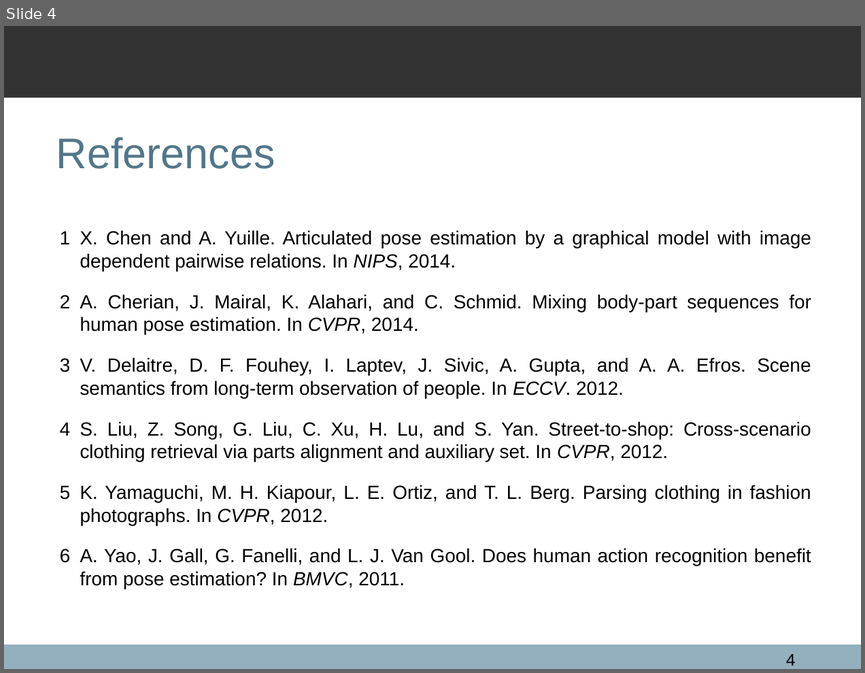
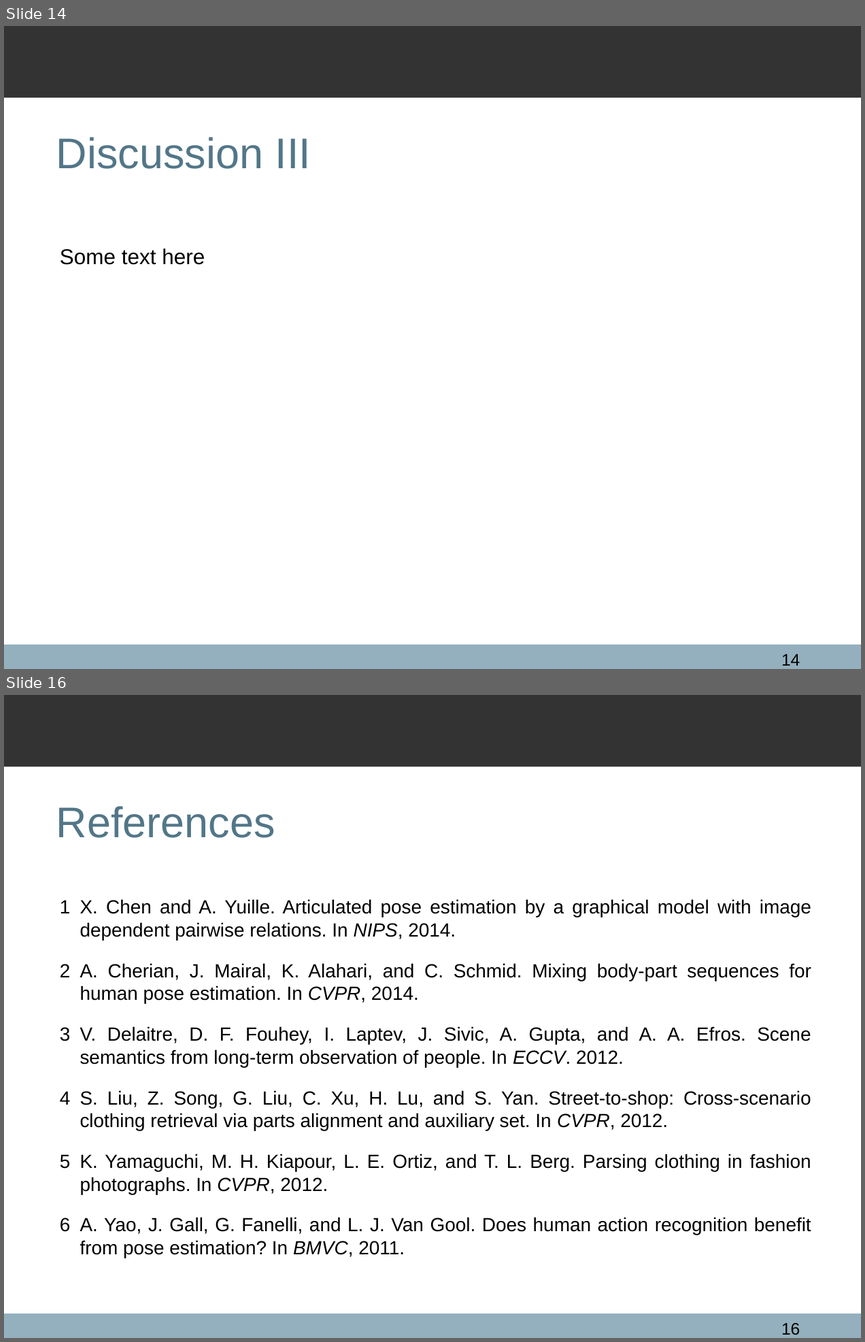
Before and after one commit to qxcv/comp2560, a slide deck: presentation/presentation.odp. Shown one above the other, each under a label of ours: slide 4 before the commit, slides 14 and 16 after it; the slides between them are not shown. The pictures are 865x673 and 865x1342 pixels, drawn with LibreOffice and Linux fonts; fonts in the diff are those of the drawing; background and template pictures are left out. Boxes give left, top, right and bottom in pixels: in the first picture for what was removed or moved away, otherwise in the second. Text is boxed around its words. In the diff, an @@ line names an element or a change of style, - is before the commit and + after.

```diff
--- a/presentation/presentation.odp
+++ b/presentation/presentation.odp
@@ slide 14 added at (4, 26, 861, 669), background #FFFFFF; not listed: 2 template elements that a slide beside it also shows @@
@@ title added at (56, 137, 311, 169), 36 pt, text #527688 @@
+Discussion III
@@ text added at (60, 248, 205, 265), 18 pt, text #000000 @@
+Some text here
@@ page number added at (781, 654, 800, 665), 14 pt, text #000000 @@
+14
@@ what was slide 4 is now slide 16 @@
@@ page number at (781, 1323, 800, 1335): text changed @@
-4
+16
```
Also in this commit, not shown: 2 slides changed, 11 other slides added.
